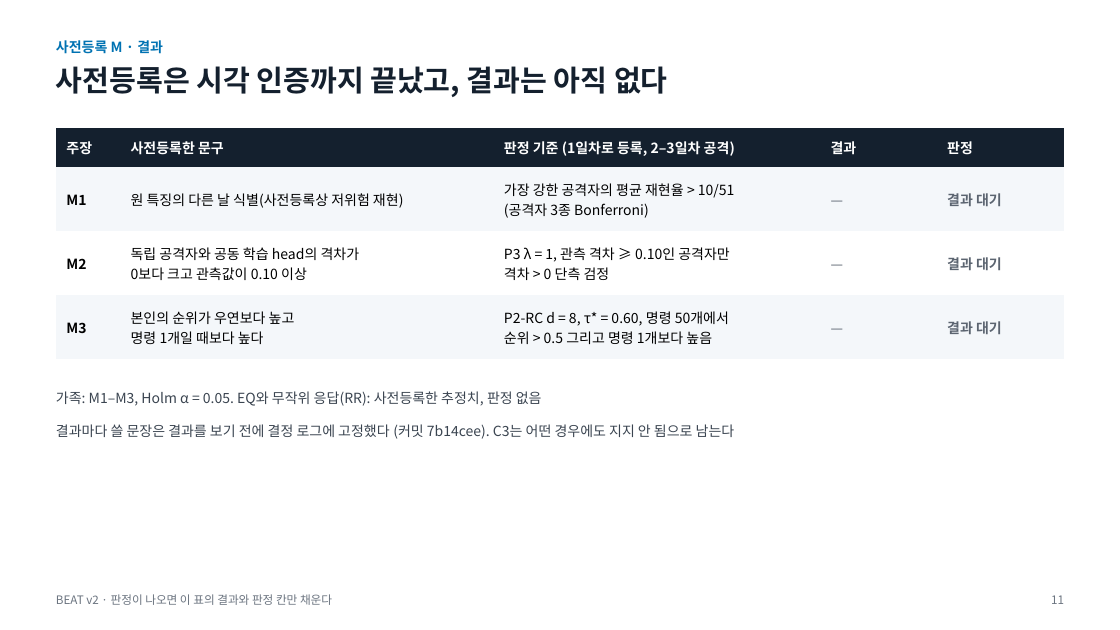
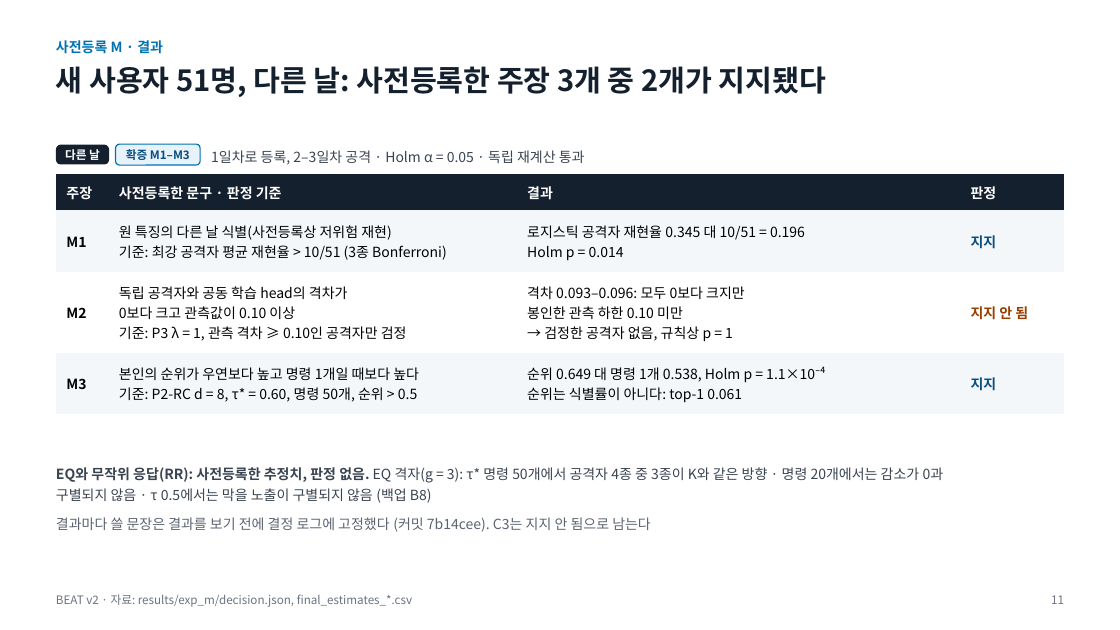
Before and after one commit to gigalove6783-pixel/beat-eeg-privacy, a slide deck: slide 11 of presentation/BEAT_v2_talk.pptx. Drawn at 1120x630 pixels with LibreOffice and Linux fonts; fonts in the diff are those of the drawing. Boxes give left, top, right and bottom in pixels: in the first picture for what was removed or moved away, otherwise in the second. Text is boxed around its words. In the diff, an @@ line names an element or a change of style, - is before the commit and + after.

Commit message:
Talk deck v2 with study M case (b) (slides 5, 9-11, 13; new backup B8 with the EQ reading-rule grid); deck numbers registered (999 occurrences)

```diff
--- a/presentation/BEAT_v2_talk.pptx
+++ b/presentation/BEAT_v2_talk.pptx
@@ text at <box>56,66,826,97</box>: text changed @@
-사전등록은 시각 인증까지 끝났고, 결과는 아직 없다
+새 사용자 51명, 다른 날: 사전등록한 주장 3개 중 2개가 지지됐다
@@ rounded rectangle added at <box>56,145,109,165</box>, fill #14202E, 10 pt, text #FFFFFF, bold @@
+다른 날
@@ rounded rectangle added at <box>116,145,201,166</box>, fill #E8F2FA, outline #0072B2 1 pt, 10 pt, text #0B4F80, bold @@
+확증 M1–M3
@@ table at <box>56,174,1065,413</box> @@
-column 2: 사전등록한 문구 | 원 특징의 다른 날 식별(사전등록상 저위험 재현) | 독립 공격자와 공동 학습 head의 격차가 / 0보다 크고 관측값이 0.10 이상 | 본인의 순위가 우연보다 높고 / 명령 1개일 때보다 높다
-column 3: 판정 기준 (1일차로 등록, 2–3일차 공격) | 가장 강한 공격자의 평균 재현율 > 10/51 / (공격자 3종 Bonferroni) | P3 λ = 1, 관측 격차 ≥ 0.10인 공격자만 / 격차 > 0 단측 검정 | P2-RC d = 8, τ* = 0.60, 명령 50개에서 / 순위 > 0.5 그리고 명령 1개보다 높음
-column 4: 결과 | — | — | —
-column 5: 판정 | 결과 대기 | 결과 대기 | 결과 대기
+column 2: 사전등록한 문구 · 판정 기준 | 원 특징의 다른 날 식별(사전등록상 저위험 재현) / 기준: 최강 공격자 평균 재현율 > 10/51 (3종 Bonferroni) | 독립 공격자와 공동 학습 head의 격차가 / 0보다 크고 관측값이 0.10 이상 / 기준: P3 λ = 1, 관측 격차 ≥ 0.10인 공격자만 검정 | 본인의 순위가 우연보다 높고 명령 1개일 때보다 높다 / 기준: P2-RC d = 8, τ* = 0.60, 명령 50개, 순위 > 0.5
+column 3: 결과 | 로지스틱 공격자 재현율 0.345 대 10/51 = 0.196 / Holm p = 0.014 | 격차 0.093–0.096: 모두 0보다 크지만 / 봉인한 관측 하한 0.10 미만 / → 검정한 공격자 없음, 규칙상 p = 1 | 순위 0.649 대 명령 1개 0.538, Holm p = 1.1×10⁻⁴ / 순위는 식별률이 아니다: top-1 0.061
+column 4: 판정 | 지지 | 지지 안 됨 | 지지
@@ table: place and size @@
-table at <box>56,129,1064,355</box>
+table at <box>56,174,1065,413</box>
@@ text added at <box>211,150,585,165</box>, 12 pt, text #3A4450 @@
+1일차로 등록, 2–3일차 공격 · Holm α = 0.05 · 독립 재계산 통과
@@ text removed at <box>56,391,542,406</box> @@
-가족: M1–M3, Holm α = 0.05. EQ와 무작위 응답(RR): 사전등록한 추정치, 판정 없음
@@ text added at <box>56,467,944,503</box>, 12 pt, text #3A4450 @@
+EQ와 무작위 응답(RR): 사전등록한 추정치, 판정 없음. EQ 격자(g = 3): τ* 명령 50개에서 공격자 4종 중 3종이 K와 같은 방향 · 명령 20개에서는 감소가 0과
+구별되지 않음 · τ 0.5에서는 막을 노출이 구별되지 않음 (백업 B8)
@@ text at <box>56,517,651,532</box>: text changed; text colour #3A4450 to #5B6470 @@
-결과마다 쓸 문장은 결과를 보기 전에 결정 로그에 고정했다 (커밋 7b14cee). C3는 어떤 경우에도 지지 안 됨으로 남는다
+결과마다 쓸 문장은 결과를 보기 전에 결정 로그에 고정했다 (커밋 7b14cee). C3는 지지 안 됨으로 남는다
@@ text removed at <box>56,594,332,605</box> @@
-BEAT v2 · 판정이 나오면 이 표의 결과와 판정 칸만 채운다
@@ text added at <box>56,594,412,607</box>, 10 pt, text #6B7480 @@
+BEAT v2 · 자료: results/exp_m/decision.json, final_estimates_*.csv
```
Also in this commit, not shown: 2 other slides changed, 1 slide added, 3 other files.
